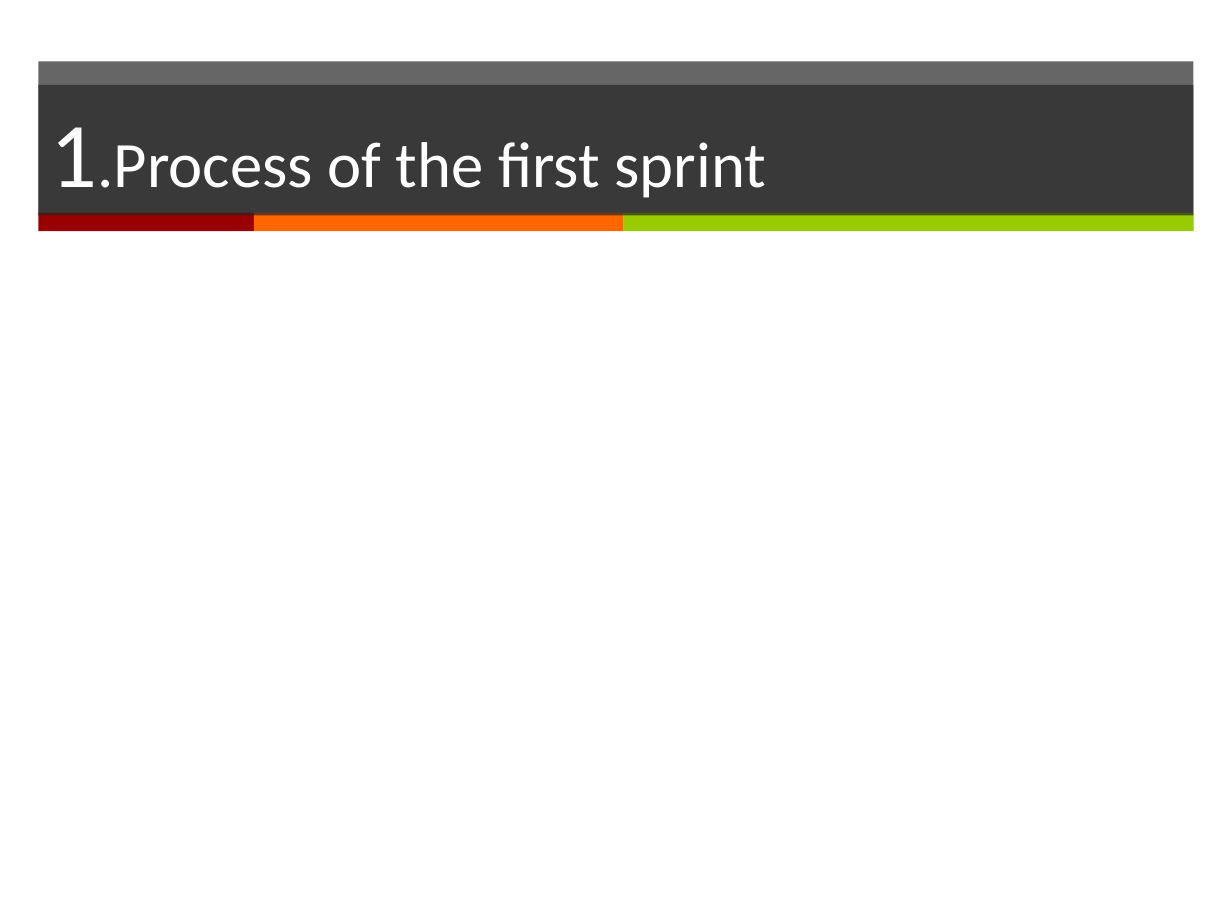
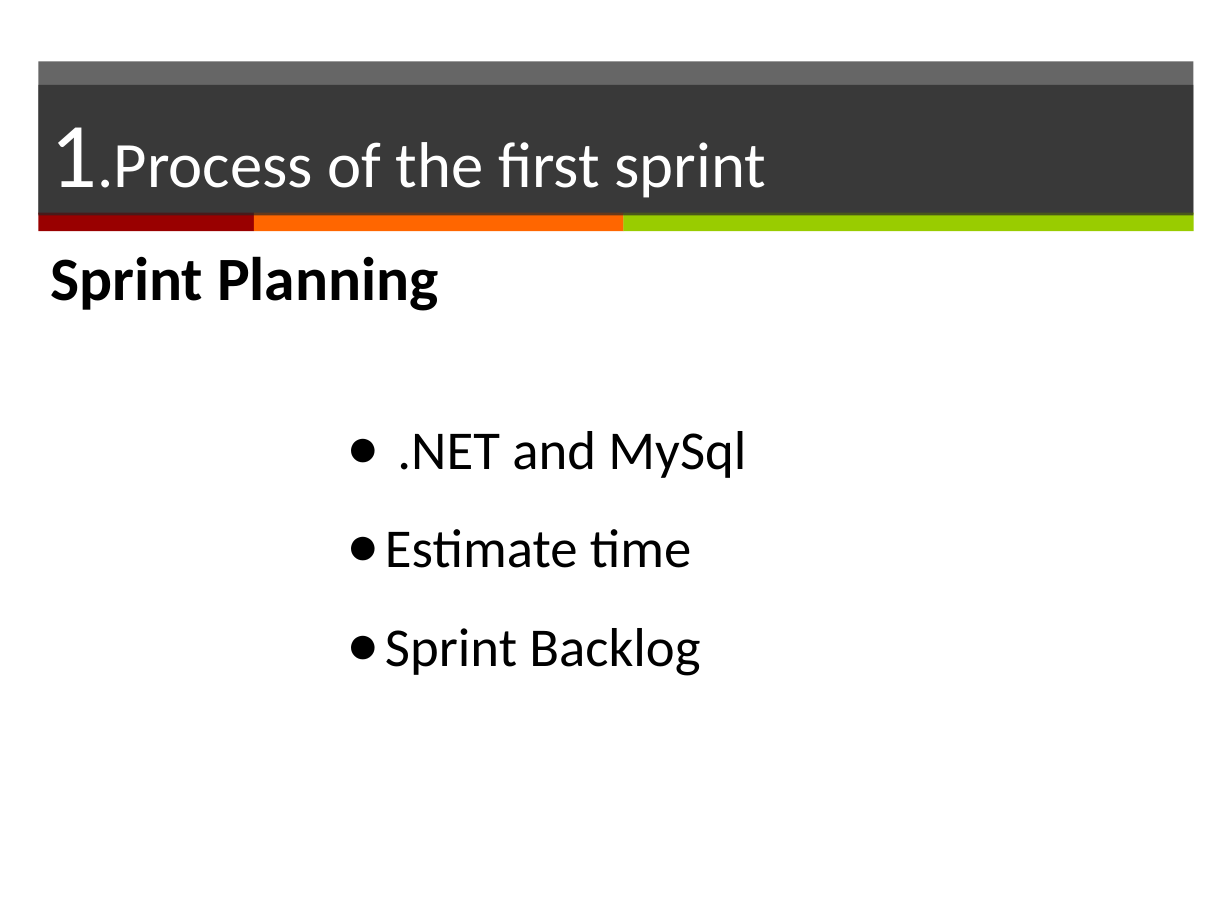
Before and after one commit to yadwinds/761_VEL, a slide deck: slide 3 of PCB/08 report/prototype presentation modle.pptx. Drawn at 1232x924 pixels with LibreOffice and Linux fonts; fonts in the diff are those of the drawing. Boxes give left, top, right and bottom in pixels: in the first picture for what was removed or moved away, otherwise in the second. Text is boxed around its words. In the diff, an @@ line names an element or a change of style, - is before the commit and + after.

Commit message:
ppt
including the process

```diff
--- a/PCB/08 report/prototype presentation modle.pptx
+++ b/PCB/08 report/prototype presentation modle.pptx
@@ text added at <box>50,256,439,311</box>, 36 pt, text #000000, bold @@
+Sprint Planning
@@ text added at <box>385,431,746,676</box>, 32 pt, text #000000 @@
+● .NET and MySql
+● Estimate time
+● Sprint Backlog
```
Also in this commit, not shown: 1 other slide changed, 3 slides added.
